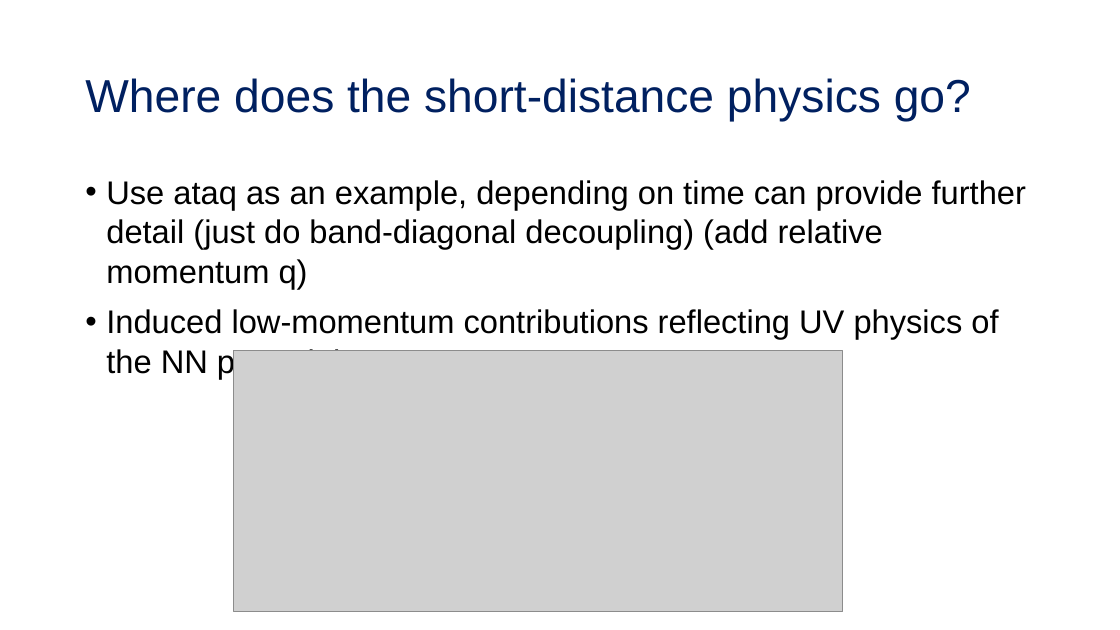
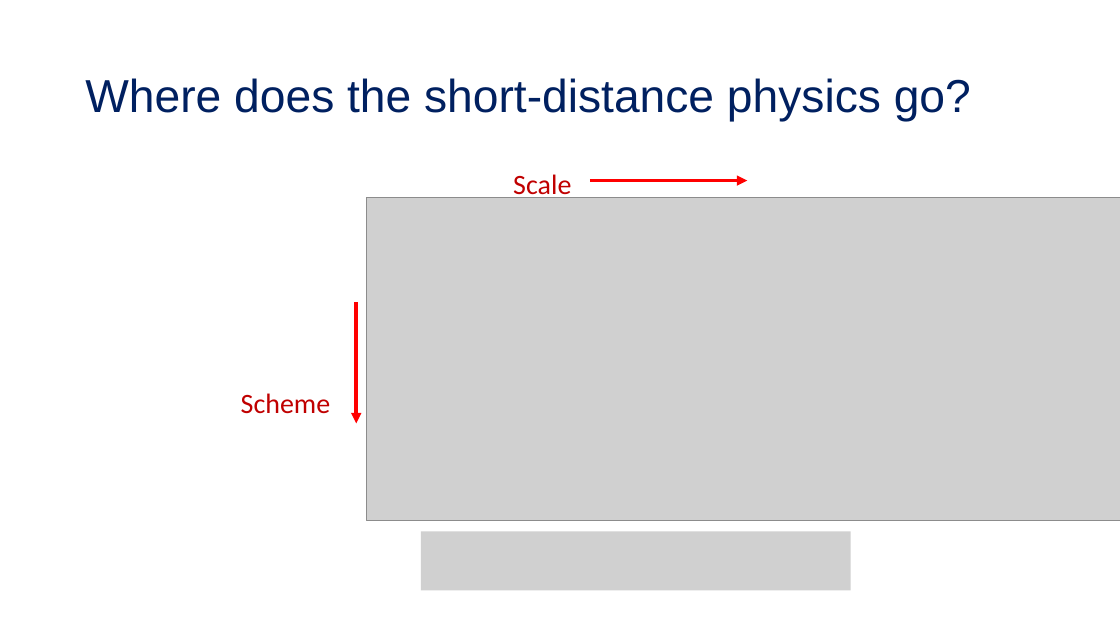
Before and after one commit to tropiano4/tropiano-srg, a slide deck: slide 19 of Presentations/NUCLEI_June2020/tropiano_nuclei_2020.pptx (slide 13 before the commit). Drawn at 1120x630 pixels with LibreOffice and Linux fonts; fonts in the diff are those of the drawing; grey boxes stand for pictures. Boxes give left, top, right and bottom in pixels: in the first picture for what was removed or moved away, otherwise in the second. Text is boxed around its words. In the diff, an @@ line names an element or a change of style, - is before the commit and + after.

```diff
--- a/Presentations/NUCLEI_June2020/tropiano_nuclei_2020.pptx
+++ b/Presentations/NUCLEI_June2020/tropiano_nuclei_2020.pptx
@@ text added at box(513, 174, 571, 201), 24 pt, text #C00000 @@
+Scale
@@ text removed at box(106, 180, 1026, 379) @@
-• Use ataq as an example, depending on time can provide further detail (just do band-diagonal decoupling) (add relative momentum q)
-• Induced low-momentum contributions reflecting UV physics of the NN potential
@@ picture: place and size @@
-picture at box(234, 350, 843, 612)
+picture at box(366, 197, 1120, 521)
@@ arrow added from (590, 181) to (748, 181), #FF0000 3 pt @@
@@ arrow added from (356, 302) to (356, 423), #FF0000 3 pt @@
@@ text added at box(241, 393, 331, 414), 24 pt, text #C00000 @@
+Scheme
@@ picture added at box(421, 532, 850, 591) @@
```
Also in this commit, not shown: 6 other slides changed, 15 slides added, 9 slides removed.
